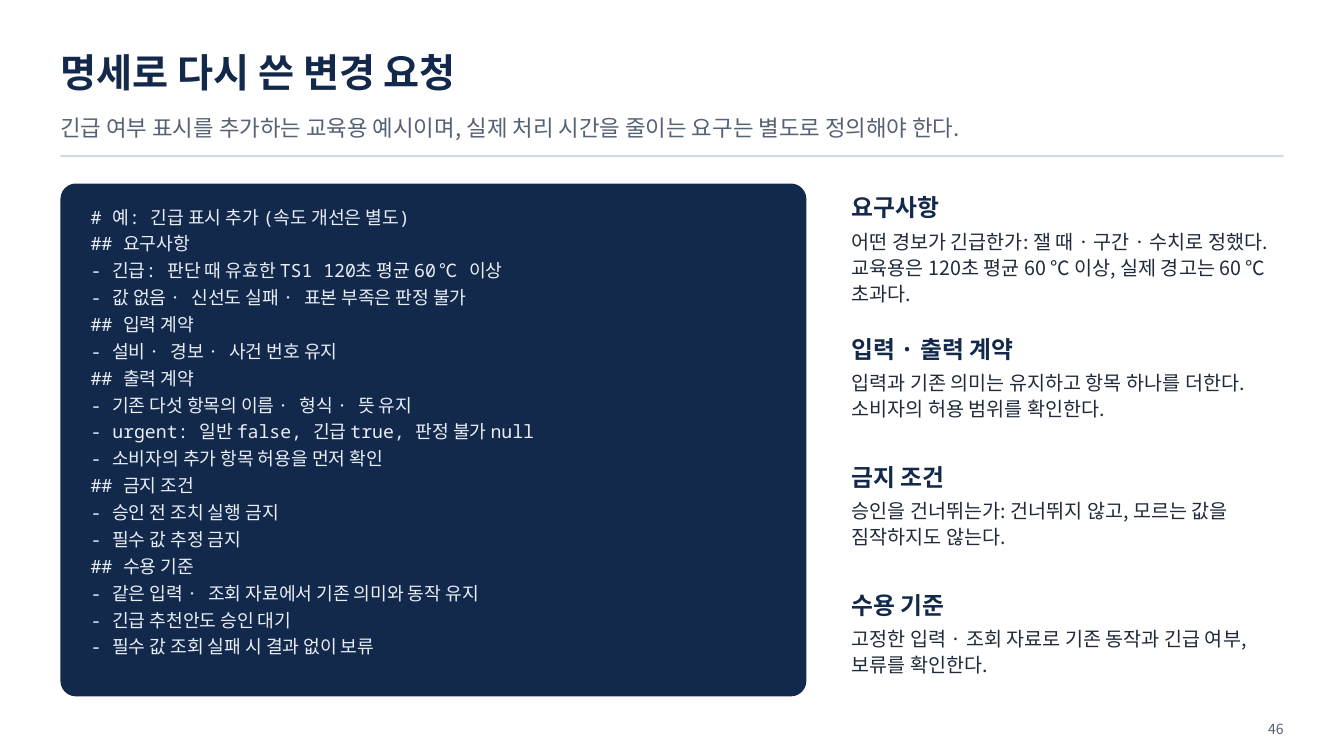
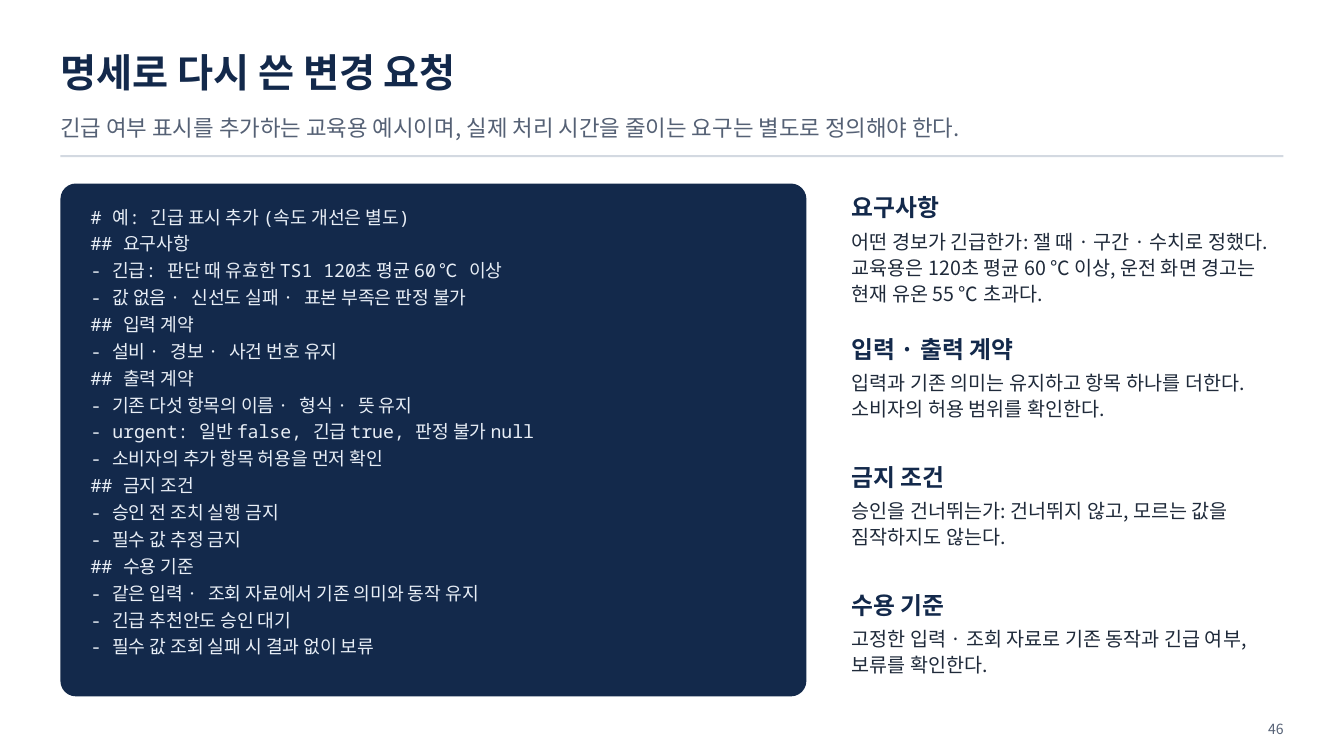
Before and after one commit to uengine-oss/hyd-iot-edu, a slide deck: slide 46 of workspace/강의제작/산출물/통합반/이론/07회차/통합반_07일차.pptx. Drawn at 1344x756 pixels with LibreOffice and Linux fonts; fonts in the diff are those of the drawing. Boxes give left, top, right and bottom in pixels: in the first picture for what was removed or moved away, otherwise in the second. Text is boxed around its words. In the diff, an @@ line names an element or a change of style, - is before the commit and + after.

Commit message:
운전 경고와 수업용 평균 판정 기준을 후속 교재에 반영

```diff
--- a/workspace/강의제작/산출물/통합반/이론/07회차/통합반_07일차.pptx
+++ b/workspace/강의제작/산출물/통합반/이론/07회차/통합반_07일차.pptx
@@ text at bbox=[852, 232, 1268, 303]: text changed @@
-어떤 경보가 긴급한가: 잴 때 · 구간 · 수치로 정했다. 교육용은 120초 평균 60 ℃ 이상, 실제 경고는 60 ℃ 초과다.
+어떤 경보가 긴급한가: 잴 때 · 구간 · 수치로 정했다. 교육용은 120초 평균 60 ℃ 이상, 운전 화면 경고는 현재 유온 55 ℃ 초과다.
```
Also in this commit, not shown: 20 other files.
